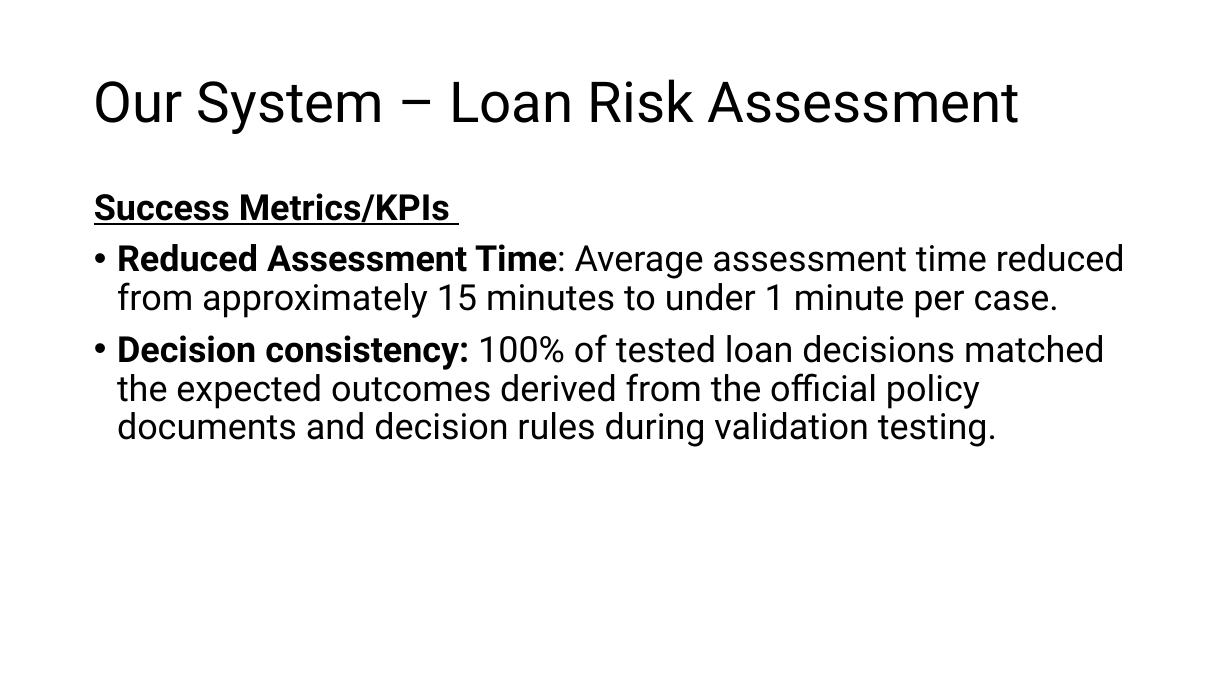
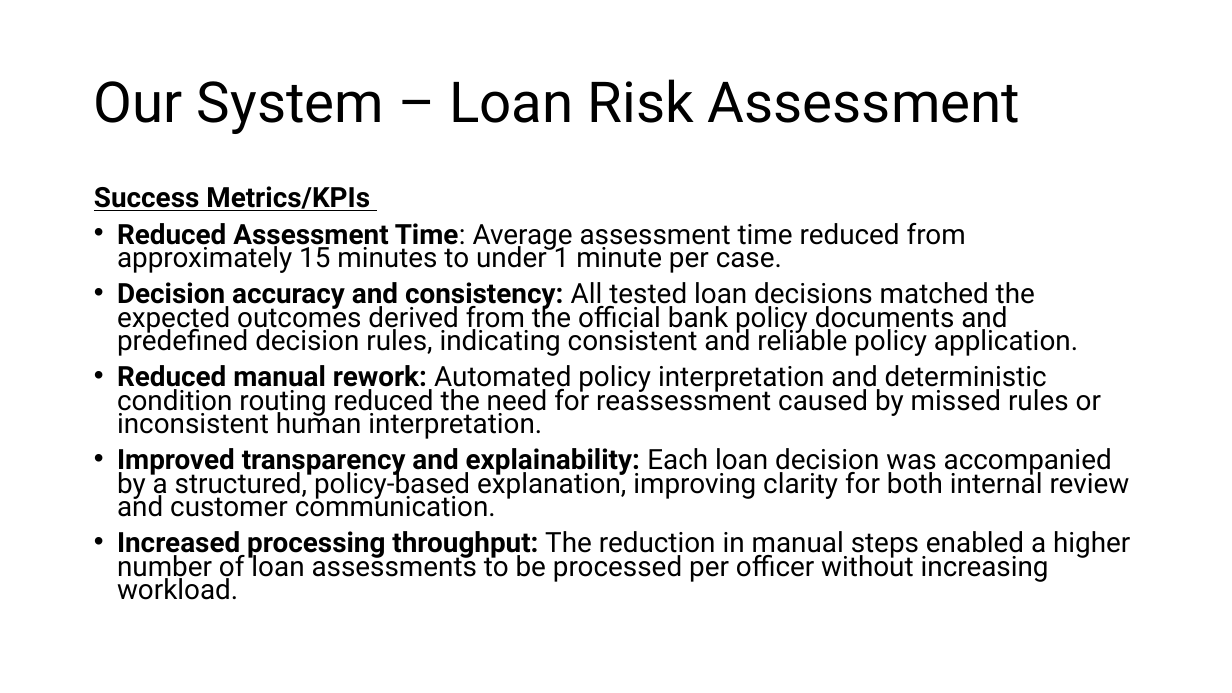
Before and after one commit to oscarzhuqh/ITI122AssignmentTeam9, a slide deck: slide 10 of ITI122_Team9_Flowise_Prototype/ITI122 Assignment Prototype Presentation Team9 7Jan26.pptx. Drawn at 1232x693 pixels with LibreOffice and Linux fonts; fonts in the diff are those of the drawing. Boxes give left, top, right and bottom in pixels: in the first picture for what was removed or moved away, otherwise in the second. Text is boxed around its words. In the diff, an @@ line names an element or a change of style, - is before the commit and + after.

```diff
--- a/ITI122_Team9_Flowise_Prototype/ITI122 Assignment Prototype Presentation Team9 7Jan26.pptx
+++ b/ITI122_Team9_Flowise_Prototype/ITI122 Assignment Prototype Presentation Team9 7Jan26.pptx
@@ text at bbox=[94, 186, 966, 273]: size 28 to 21.7 pt in "Success Metrics/KPIs", "Reduced Assessment Time: Average assessment time reduced ..."; line spacing 0.9 to 0.7 @@
@@ text at bbox=[117, 282, 1130, 600]: text changed; size 28 to 21.7 pt @@
-• Decision consistency: 100% of tested loan decisions matched the expected outcomes derived from the official policy documents and decision rules during validation testing.
+• Decision accuracy and consistency: All tested loan decisions matched the expected outcomes derived from the official bank policy documents and predefined decision rules, indicating consistent and reliable policy application.
+• Reduced manual rework: Automated policy interpretation and deterministic condition routing reduced the need for reassessment caused by missed rules or inconsistent human interpretation.
+• Improved transparency and explainability: Each loan decision was accompanied by a structured, policy-based explanation, improving clarity for both internal review and customer communication.
+• Increased processing throughput: The reduction in manual steps enabled a higher number of loan assessments to be processed per officer without increasing workload.
```
Also in this commit, not shown: 1 other slide changed, 6 slides added.
